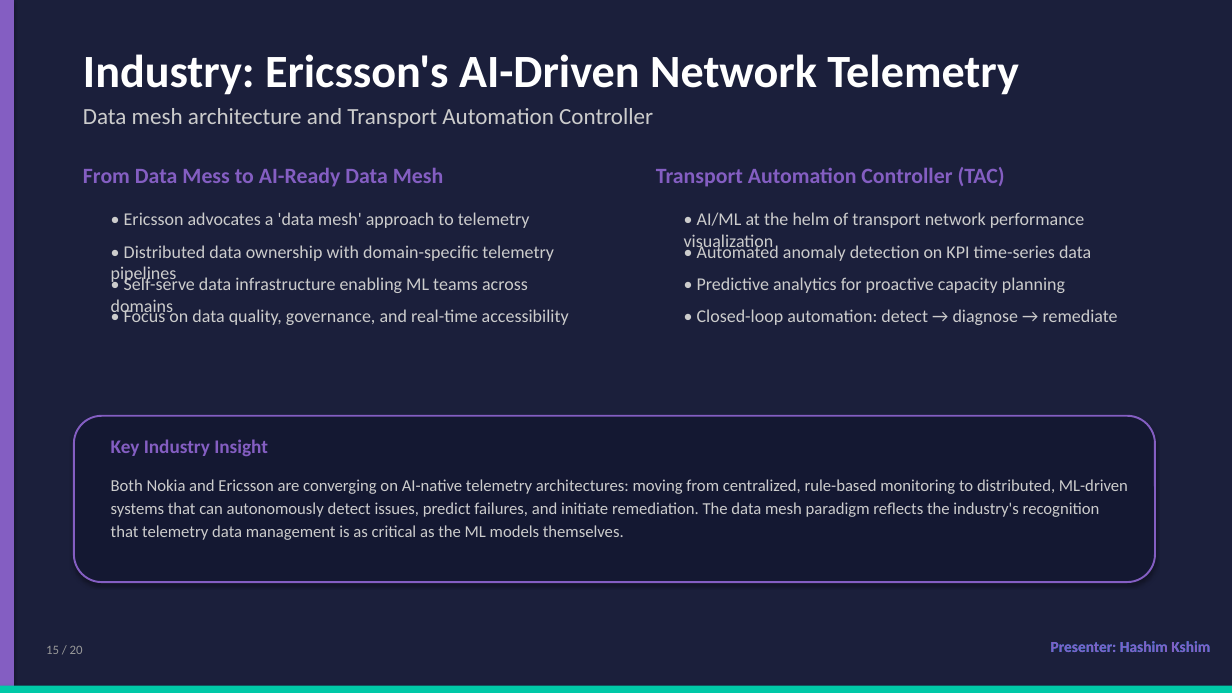
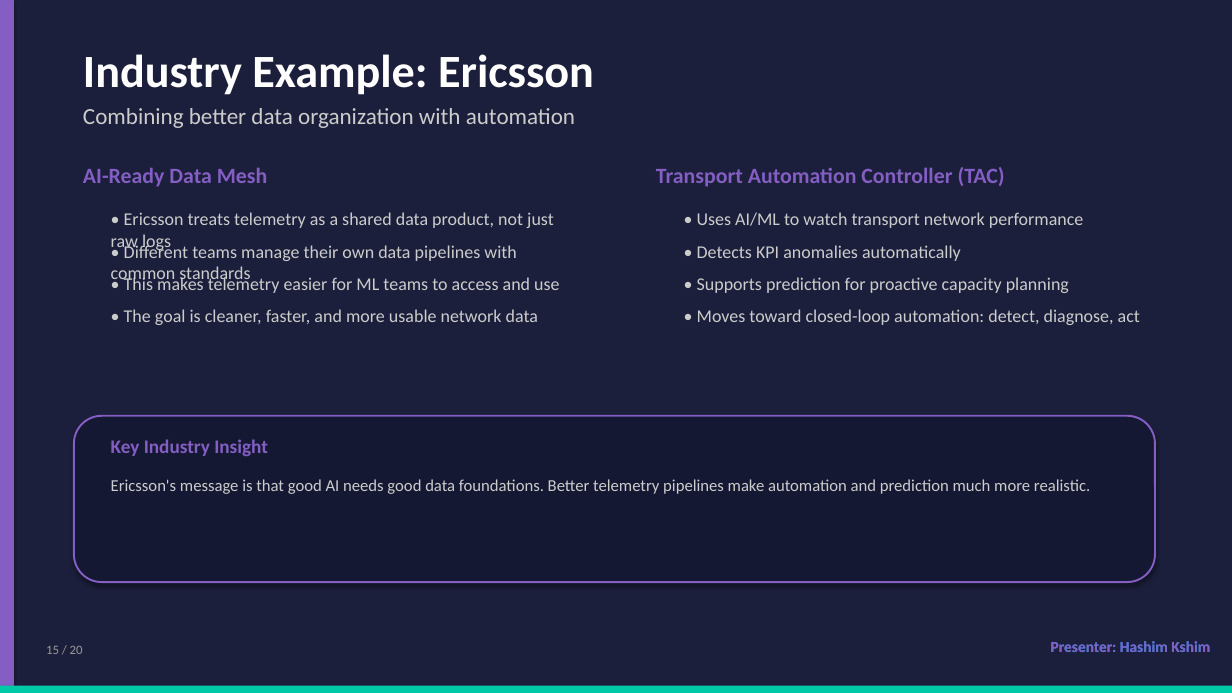
Before and after one commit to dkabduli/NET3006-Project, a slide deck: slide 15 of NET3006A-ML-Network-Telemetry/presentation/NET3006A_ML_Network_Telemetry_Presentation.pptx. Drawn at 1232x693 pixels with LibreOffice and Linux fonts; fonts in the diff are those of the drawing. Boxes give left, top, right and bottom in pixels: in the first picture for what was removed or moved away, otherwise in the second. Text is boxed around its words. In the diff, an @@ line names an element or a change of style, - is before the commit and + after.

```diff
--- a/NET3006A-ML-Network-Telemetry/presentation/NET3006A_ML_Network_Telemetry_Presentation.pptx
+++ b/NET3006A-ML-Network-Telemetry/presentation/NET3006A_ML_Network_Telemetry_Presentation.pptx
@@ text at (83,54,594,95): text changed @@
-Industry: Ericsson's AI-Driven Network Telemetry
+Industry Example: Ericsson
@@ text at (83,108,575,128): text changed @@
-Data mesh architecture and Transport Automation Controller
+Combining better data organization with automation
@@ text at (83,167,267,187): text changed @@
-From Data Mess to AI-Ready Data Mesh
+AI-Ready Data Mesh
@@ text at (111,212,554,252): text changed @@
-• Ericsson advocates a 'data mesh' approach to telemetry
+• Ericsson treats telemetry as a shared data product, not just raw logs
@@ text at (697,212,1084,228): text changed @@
-• AI/ML at the helm of transport network performance visualization
+• Uses AI/ML to watch transport network performance
@@ text at (111,243,516,285): text changed @@
-• Distributed data ownership with domain-specific telemetry pipelines
+• Different teams manage their own data pipelines with common standards
@@ text at (697,245,961,261): text changed @@
-• Automated anomaly detection on KPI time-series data
+• Detects KPI anomalies automatically
@@ text at (124,275,559,293): text changed @@
-• Self-serve data infrastructure enabling ML teams across domains
+• This makes telemetry easier for ML teams to access and use
@@ text at (697,277,1069,293): text changed @@
-• Predictive analytics for proactive capacity planning
+• Supports prediction for proactive capacity planning
@@ text at (124,309,538,325): text changed @@
-• Focus on data quality, governance, and real-time accessibility
+• The goal is cleaner, faster, and more usable network data
@@ text at (697,309,1140,325): text changed @@
-• Closed-loop automation: detect → diagnose → remediate
+• Moves toward closed-loop automation: detect, diagnose, act
@@ text at (111,479,1090,494): text changed @@
-Both Nokia and Ericsson are converging on AI-native telemetry architectures: moving from centralized, rule-based monitoring to distributed, ML-driven systems that can autonomously detect issues, predict failures, and initiate remediation. The data mesh paradigm reflects the industry's recognition that telemetry data management is as critical as the ML models themselves.
+Ericsson's message is that good AI needs good data foundations. Better telemetry pipelines make automation and prediction much more realistic.
```
Also in this commit, not shown: 7 other slides changed, 7 slides added, 7 slides removed, 2 other files.
